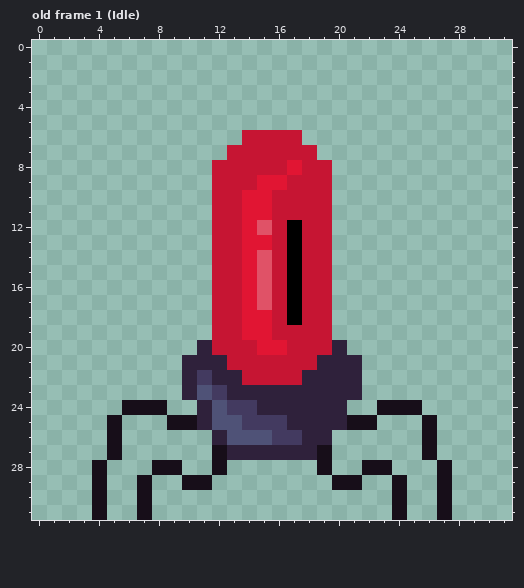
Two versions of one pixel-art file, Sprites/Projects/SpiderBot.aseprite. Above is the file before it was changed.
32x32 pixels, 14 frames. Pixels under 10% opacity are left out. Colours within 5 levels of each other are drawn and written as one. Shown: old frame 1 (Idle). The commit also changed other frames, which this record leaves out.
New version:
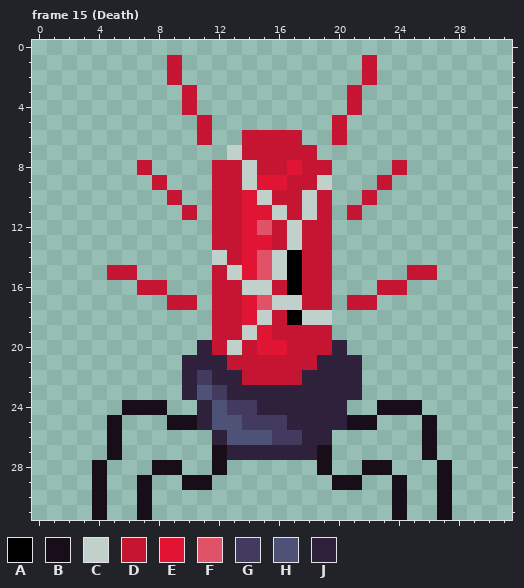
Palette (. is transparent): A #000000  B #170e19  C #c0d1cc  D #c61533  E #e11533  F #e05267  G #433a60  H #4f5277  J #2f213b
A new or re-ordered frame is compared with the old frame closest to it.
Log entry: Ajout animation de mort de SpiderBot
Diff:
frames 14 -> 23
--- frame 15 (Death) is new; against old frame 1 (Idle), layer "Body"
@@ x 0..31 @@
  0 ................................
- 1 ................................
- 2 ................................
- 3 ................................
- 4 ................................
- 5 ................................
- 6 ..............DDDD..............
- 7 .............DDDDDD.............
- 8 ............DDDDDEDD............
- 9 ............DDDEEDDD............
-10 ............DDEEDDDD............
-11 ............DDEEDDDD............
-12 ............DDEFDADD............
-13 ............DDEEDADD............
-14 ............DDEFDADD............
-15 ............DDEFDADD............
-16 ............DDEFDADD............
-17 ............DDEFDADD............
-18 ............DDEEDADD............
-19 ............DDEEDDDD............
-20 ...........JDDDEEDDDJ...........
+ 1 .........D............D.........
+ 2 .........D............D.........
+ 3 ..........D..........D..........
+ 4 ..........D..........D..........
+ 5 ...........D........D...........
+ 6 ...........D..DDDD..D...........
+ 7 .............CDDDDD.............
+ 8 .......D....DDCDDEDD....D.......
+ 9 ........D...DDCEEDDC...D........
+10 .........D..DDECDDCD..D.........
+11 ..........D.DDEECDCD.D..........
+12 ............DDEFDCDD............
+13 ............DDEEDCDD............
+14 ............CDEFCADD............
+15 .....DD.....DCEFCADD.....DD.....
+16 .......DD...DDCCDADD...DD.......
+17 .........DD.DDEFCCDD.DD.........
+18 ............DDECDACC............
+19 ............DDCEDDDD............
+20 ...........JDCDEEDDDJ...........
 21 ..........JJJDDDDDDJJJ..........
